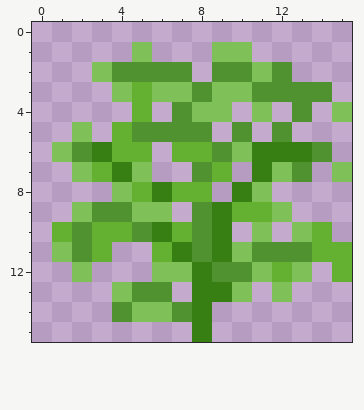
File history of a pixel-art sprite, assets/minecraft/textures/custom/block/plants/pot_fern.png. That is the earlier state.
The file is 16x16 pixels.
After the commit:
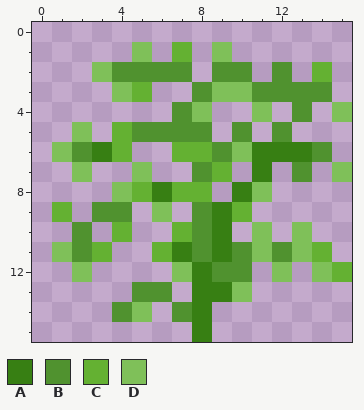
Palette (. is transparent): A #377f13  B #50922f  C #64b132  D #7fc059
From old to new:
The edit turns colour D into colour B in row 11 at x 10.
There is now colour C in row 1 at x 7; in row 2 at x 14; in row 9 at x 1.
There is now colour D in row 12 at x 14.
The edit turns colour B into colour D in row 11 at x 11 and 13.
The edit turns colour C into colour D in row 12 at x 12.
The edit erases colour A in row 7 at x 4; in row 10 at x 6.
The edit erases colour B in row 10 at x 5.
The edit erases colour C in row 4 at x 5; in row 6 at x 5; in row 7 at x 3; in row 9 at x 11; in row 10 at x 1, 3 and 14; in row 11 at x 15.
The edit erases colour D in row 1 at x 10; in row 2 at x 11; in row 3 at x 6 to 7; in row 4 at x 9; in row 7 at x 12; in row 9 at x 2, 5 and 12.
The edit erases colour D in row 12 at x 6, 11 and 13; in row 13 at x 4 and 12; in row 14 at x 6.
